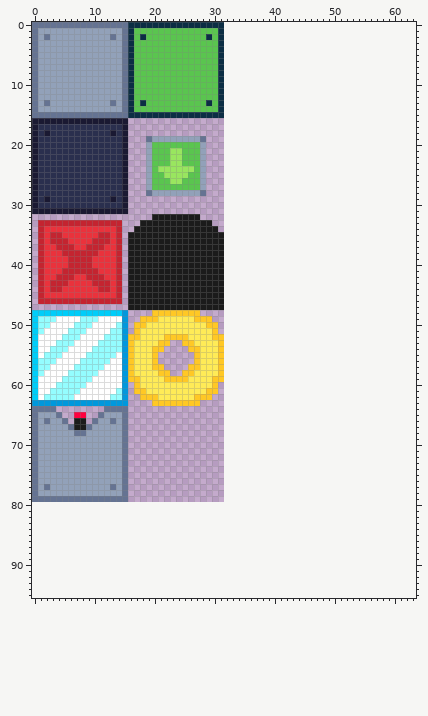
One commit to this sprite sheet: resources/textures/tileset.png. Above is the file before it was changed.
The file is 32x80 pixels. The old version is drawn lined up with the new one, on the new canvas.
The same view after the edit:
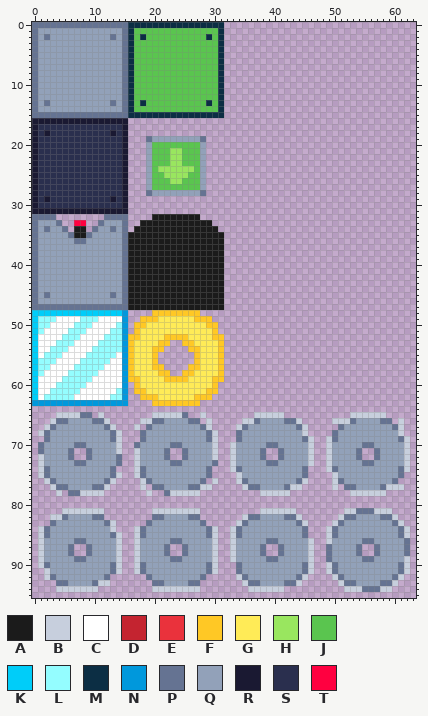
Palette (. is transparent): A #1b1b1b  B #c7cfdd  C #ffffff  D #c42430  E #ea323c  F #ffc825  G #ffeb57  H #99e65f  J #5ac54f  K #00cdf9  L #94fdff  M #0c2e44  N #0098dc  P #657392  Q #92a1b9  R #1a1932  S #2a2f4e  T #ff0040
What changed:
canvas 32x80 -> 64x96
@@ x 0..17 @@
 31 RRRRRRRRRRRRRRRR..
-32 ..................
-33 .DDDDDDDDDDDDDD...
-34 .DEEEEEEEEEEEED..A
-35 .DEDDEEEEEEDDED.AA
-36 .DEDDDEEEEDDDED.AA
-37 .DEEDDDEEDDDEED.AA
-38 .DEEEDDDDDDEEED.AA
-39 .DEEEEDDDDEEEED.AA
-40 .DEEEEDDDDEEEED.AA
-41 .DEEEDDDDDDEEED.AA
-42 .DEEDDDEEDDDEED.AA
-43 .DEDDDEEEEDDDED.AA
-44 .DEDDEEEEEEDDED.AA
-45 .DEEEEEEEEEEEED.AA
-46 .DDDDDDDDDDDDDD.AA
-47 ................AA
+32 PPPP........PPPP..
+33 PQQQP..TT..PQQQP..
+34 PQPQQP.AA.PQQPQP.A
+35 PQQQQQPAAPQQQQQPAA
+36 PQQQQQQPPQQQQQQPAA
+37 PQQQQQQQQQQQQQQPAA
+38 PQQQQQQQQQQQQQQPAA
+39 PQQQQQQQQQQQQQQPAA
+40 PQQQQQQQQQQQQQQPAA
+41 PQQQQQQQQQQQQQQPAA
+42 PQQQQQQQQQQQQQQPAA
+43 PQQQQQQQQQQQQQQPAA
+44 PQQQQQQQQQQQQQQPAA
+45 PQPQQQQQQQQQQPQPAA
+46 PQQQQQQQQQQQQQQPAA
+47 PPPPPPPPPPPPPPPPAA
 48 KKKKKKKKKKKKKKKN..
@@ x 0..63 @@
 63 NNNNNNNNNNNNNNNN....FFFFFFFF....................................
-64 PPPP........PPPP................................................
-65 PQQQP..TT..PQQQP................................................
-66 PQPQQP.AA.PQQPQP................................................
-67 PQQQQQPAAPQQQQQP................................................
-68 PQQQQQQPPQQQQQQP................................................
-69 PQQQQQQQQQQQQQQP................................................
-70 PQQQQQQQQQQQQQQP................................................
-71 PQQQQQQQQQQQQQQP................................................
-72 PQQQQQQQQQQQQQQP................................................
-73 PQQQQQQQQQQQQQQP................................................
-74 PQQQQQQQQQQQQQQP................................................
-75 PQQQQQQQQQQQQQQP................................................
-76 PQQQQQQQQQQQQQQP................................................
-77 PQPQQQQQQQQQQPQP................................................
-78 PQQQQQQQQQQQQQQP................................................
-79 PPPPPPPPPPPPPPPP................................................
+64 ................................................................
+65 ....BBBBPP.B........BBBBBP..B........BBBBB...........BBBBBB.....
+66 ...BPPQQQQPPB.....BBPPQQQQPP.B.....BBPQQQQPPB.....BBBPQQQQPP.B..
+67 ..BPQQQQQQQQPB...B.PQQQQQQQQPB....BPQQQQQQQQPB.....PQQQQQQQQPB..
+68 .BPQQQQQQQQQQPB...PQQQQQQQQQQPB...PQQQQQQQQQQB....PQQQQQQQQQQB..
+69 ..PQQQQQQQQQQPB...PQQQQQQQQQQPB...PQQQQQQQQQQPB..BPQQQQQQQQQQPB.
+70 .PQQQQQPPQQQQQB..PQQQQQPPQQQQQB..BQQQQQPPQQQQQB..BQQQQQPPQQQQQB.
+71 .PQQQQP..PQQQQB..BQQQQP..PQQQQB..BQQQQP..PQQQQB..BQQQQP..PQQQQB.
+72 .BQQQQP..PQQQQP..BQQQQP..PQQQQB..BQQQQP..PQQQQB..BQQQQP..PQQQQB.
+73 .BQQQQQPPQQQQQP..BQQQQQPPQQQQQP..BQQQQQPPQQQQQB..BQQQQQPPQQQQQB.
+74 .BPQQQQQQQQQQP...BPQQQQQQQQQQP...BPQQQQQQQQQQP...BPQQQQQQQQQQPB.
+75 .BPQQQQQQQQQQPB..BPQQQQQQQQQQP....BQQQQQQQQQQP....BQQQQQQQQQQP..
+76 ..BPQQQQQQQQPB....BPQQQQQQQQP.B...BPQQQQQQQQPB....BPQQQQQQQQP...
+77 ...BPPQQQQPPB.....B.PPQQQQPPBB.....BPPQQQQPBB.....B.PPQQQQPBBB..
+78 ....B.PPBBBB.......B..PBBBBB..........BBBBB..........BBBBBB.....
+79 ................................................................
 80 ................................................................
-81 ................................................................
-82 ................................................................
-83 ................................................................
-84 ................................................................
-85 ................................................................
-86 ................................................................
-87 ................................................................
-88 ................................................................
-89 ................................................................
-90 ................................................................
-91 ................................................................
-92 ................................................................
-93 ................................................................
-94 ................................................................
+81 .....BBBBBBB........BBBBBBBB..........BBBBBB........BBPPPBBB....
+82 ...BBPQQQQPP........PPQQQQPP.......BPPQQQQPPB......BPPQQQQPPB...
+83 ...PQQQQQQQQPB.....PQQQQQQQQP.....BPQQQQQQQQPB....BPQQQQQQQQPB..
+84 .BPQQQQQQQQQQB...BPQQQQQQQQQQPB..BPQQQQQQQQQQP...BPQQQQQQQQQQPB.
+85 .BPQQQQQQQQQQPB..BPQQQQQQQQQQPB..BPQQQQQQQQQQP...BPQQQQQQQQQQPB.
+86 .BQQQQQPPQQQQQB..BQQQQQPPQQQQQB..BQQQQQPPQQQQQB..BQQQQQPPQQQQQP.
+87 .BQQQQP..PQQQQB..BQQQQP..PQQQQB..BQQQQP..PQQQQB..PQQQQP..PQQQQP.
+88 .BQQQQP..PQQQQB..BQQQQP..PQQQQB..BQQQQP..PQQQQB..PQQQQP..PQQQQP.
+89 .BQQQQQPPQQQQQB..BQQQQQPPQQQQQB..BQQQQQPPQQQQQB..PQQQQQPPQQQQQB.
+90 .BPQQQQQQQQQQPB..BPQQQQQQQQQQPB...PQQQQQQQQQQPB..BPQQQQQQQQQQPB.
+91 ..BQQQQQQQQQQPB..BPQQQQQQQQQQPB...PQQQQQQQQQQPB..BPQQQQQQQQQQPB.
+92 ..BPQQQQQQQQP......PQQQQQQQQP.....BPQQQQQQQQPB....BPQQQQQQQQPB..
+93 ....PPQQQQPBB.......PPQQQQPP.......BPPQQQQPPB......BPPQQQQPPB...
+94 ....BBBBBBB.........BBBBBBBB........BBBBBB..........BBBPPPBB....
 95 ................................................................
Changed places in both pictures, as pixel boxes (x1, y1, x2, y2):
changed: (32, 214, 128, 310)
changed: (32, 406, 410, 592)
